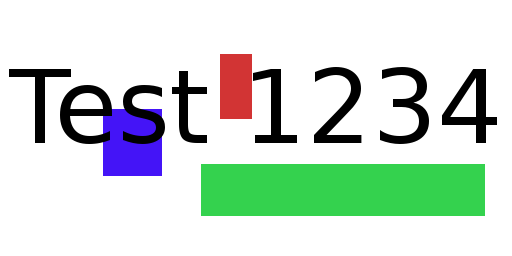
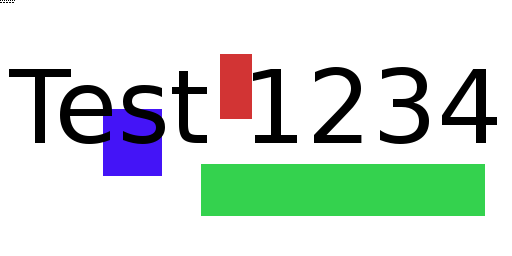
Layer changes from the first 512px x 256px image to the second:
painted on "Hintergrund" over [0, 0, 15, 3]
